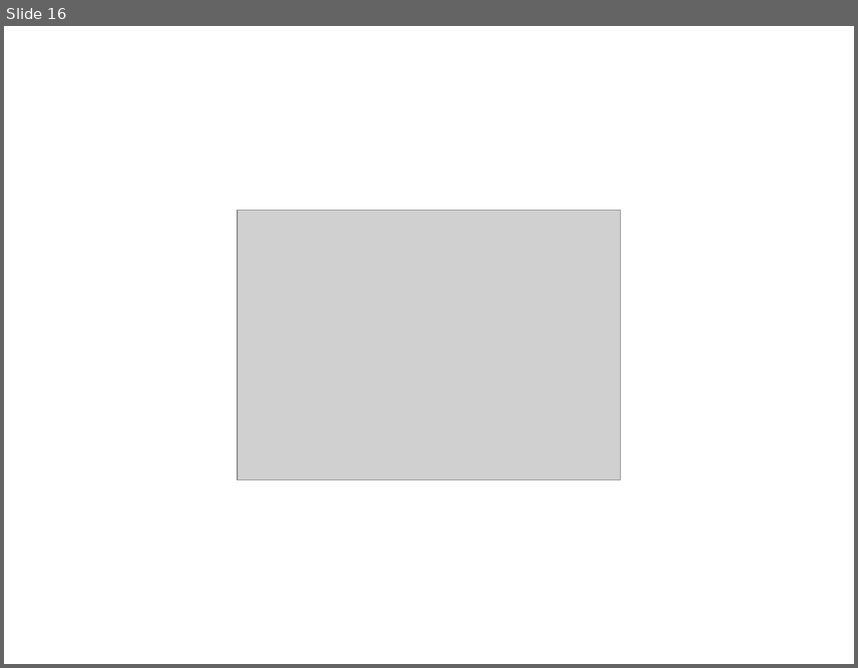
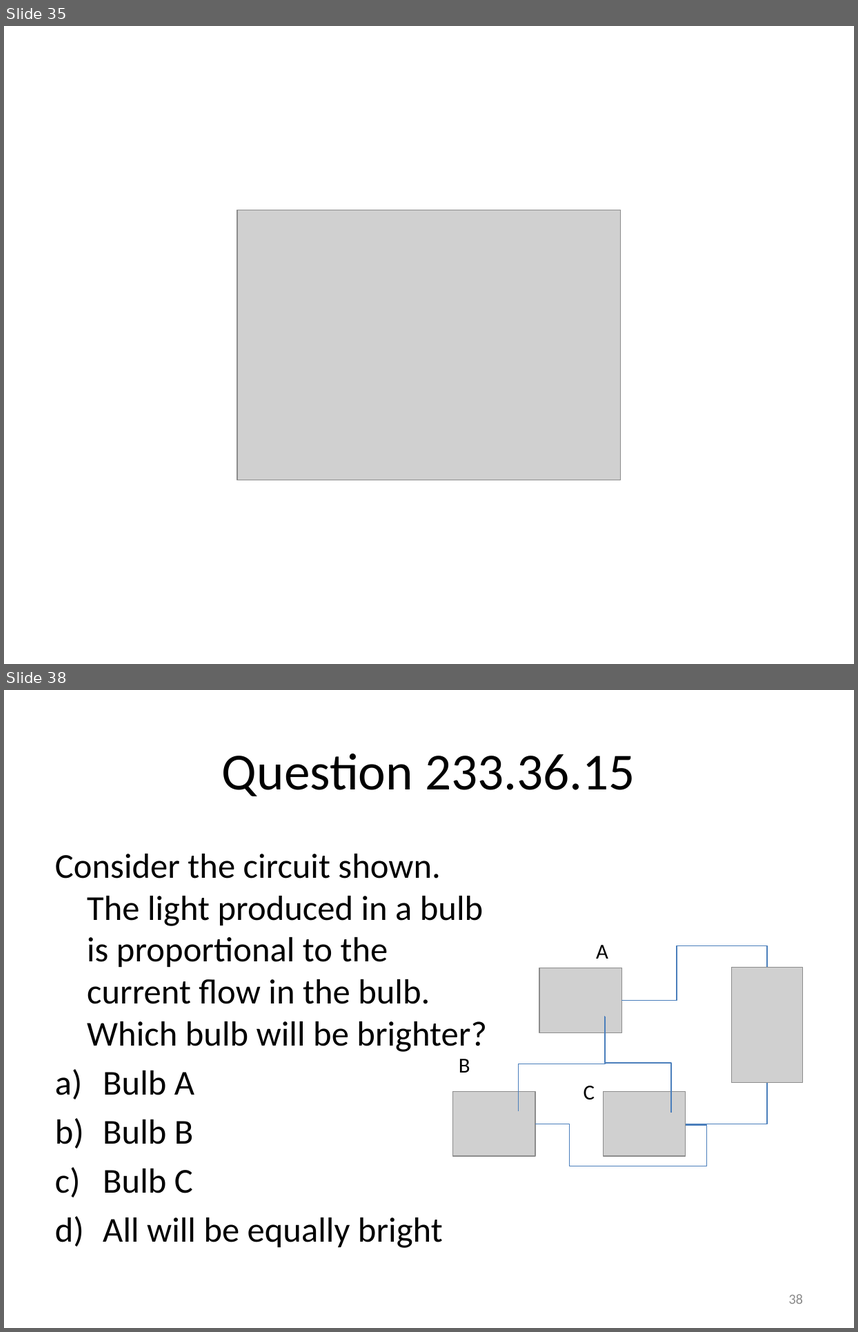
Before and after one commit to rtlines/PH223-Engineering-Physics, a slide deck: Slides/PH223_Lecture_36.pptx. Shown one above the other, each under a label of ours: slide 16 before the commit, slides 35 and 38 after it; the slides between them are not shown. The pictures are 858x668 and 858x1332 pixels, drawn with LibreOffice and Linux fonts; fonts in the diff are those of the drawing; grey boxes stand for pictures. Boxes give left, top, right and bottom in pixels: in the first picture for what was removed or moved away, otherwise in the second. Text is boxed around its words. In the diff, an @@ line names an element or a change of style, - is before the commit and + after.

```diff
--- a/Slides/PH223_Lecture_36.pptx
+++ b/Slides/PH223_Lecture_36.pptx
@@ slide 38 added at (x1=4, y1=690, x2=854, y2=1328), background #FFFFFF @@
@@ title added at (x1=222, y1=753, x2=635, y2=796), 44 pt, text #000000 @@
+Question 233.36.15
@@ text added at (x1=55, y1=854, x2=487, y2=1248), 29.6 pt, text #000000 @@
+Consider the circuit shown. The light produced in a bulb is proportional to the current flow in the bulb. Which bulb will be brighter?
+a) Bulb A
+b) Bulb B
+c) Bulb C
+d) All will be equally bright
@@ text added at (x1=596, y1=945, x2=608, y2=958), 18 pt, text #000000 @@
+A
@@ elbow line added from (767, 967) to (622, 1000), #4B7EBC 0.75 pt @@
@@ picture added at (x1=539, y1=968, x2=622, y2=1032) @@
@@ picture added at (x1=732, y1=967, x2=803, y2=1083) @@
@@ elbow line added from (605, 1016) to (518, 1111), #4B7EBC 0.75 pt @@
@@ elbow line added from (605, 1016) to (671, 1112), #4B7EBC 0.75 pt @@
@@ text added at (x1=459, y1=1058, x2=470, y2=1072), 18 pt, text #000000 @@
+B
@@ elbow line added from (767, 1083) to (686, 1123), #4B7EBC 0.75 pt @@
@@ picture added at (x1=452, y1=1092, x2=535, y2=1156) @@
@@ text added at (x1=584, y1=1085, x2=595, y2=1100), 18 pt, text #000000 @@
+C
@@ picture added at (x1=604, y1=1092, x2=686, y2=1156) @@
@@ elbow line added from (535, 1123) to (686, 1125), #4B7EBC 0.75 pt @@
@@ page number added at (x1=789, y1=1294, x2=803, y2=1303), 12 pt, text #8C8C8C @@
+38
@@ what was slide 16 is now slide 35 @@
```
Also in this commit, not shown: 1 slide changed, 23 other slides added, 11 other files.
